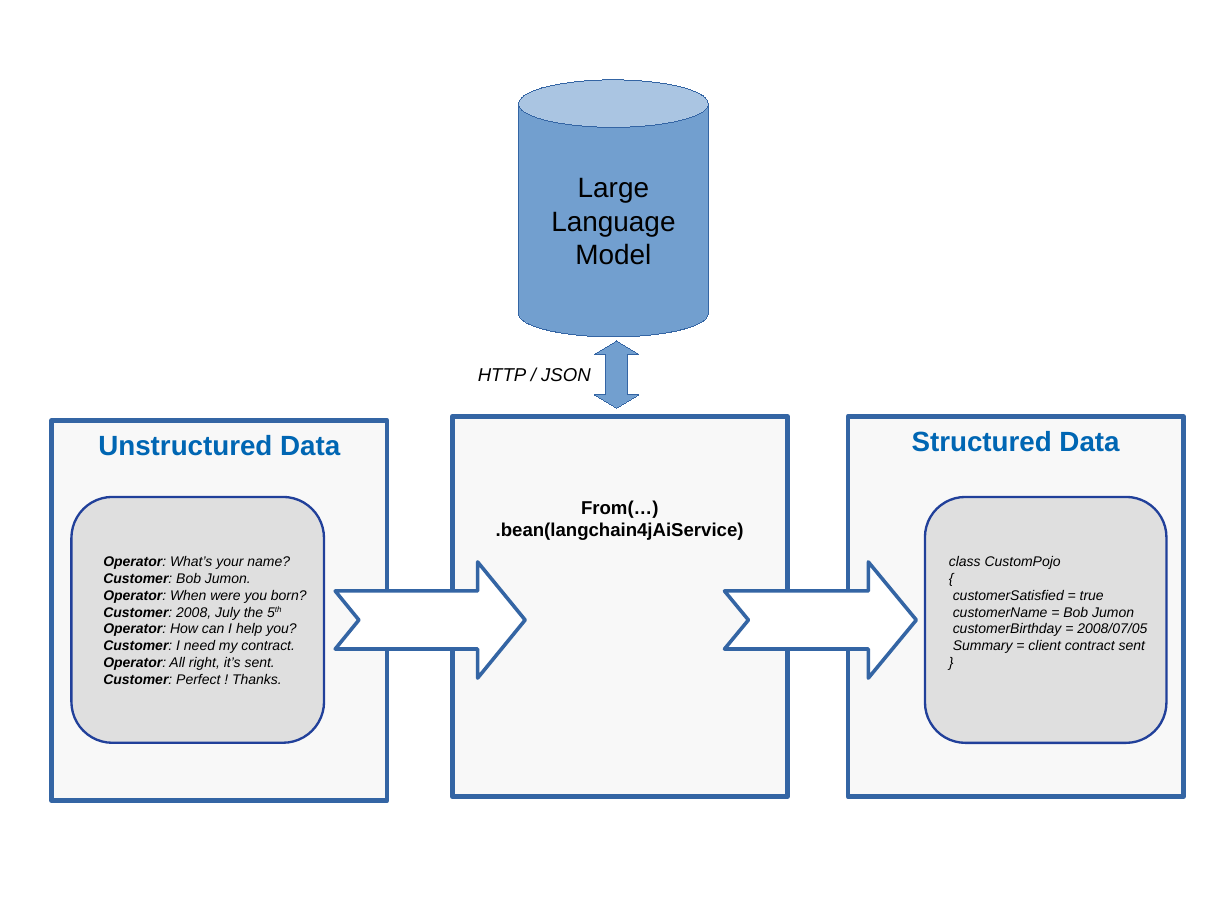
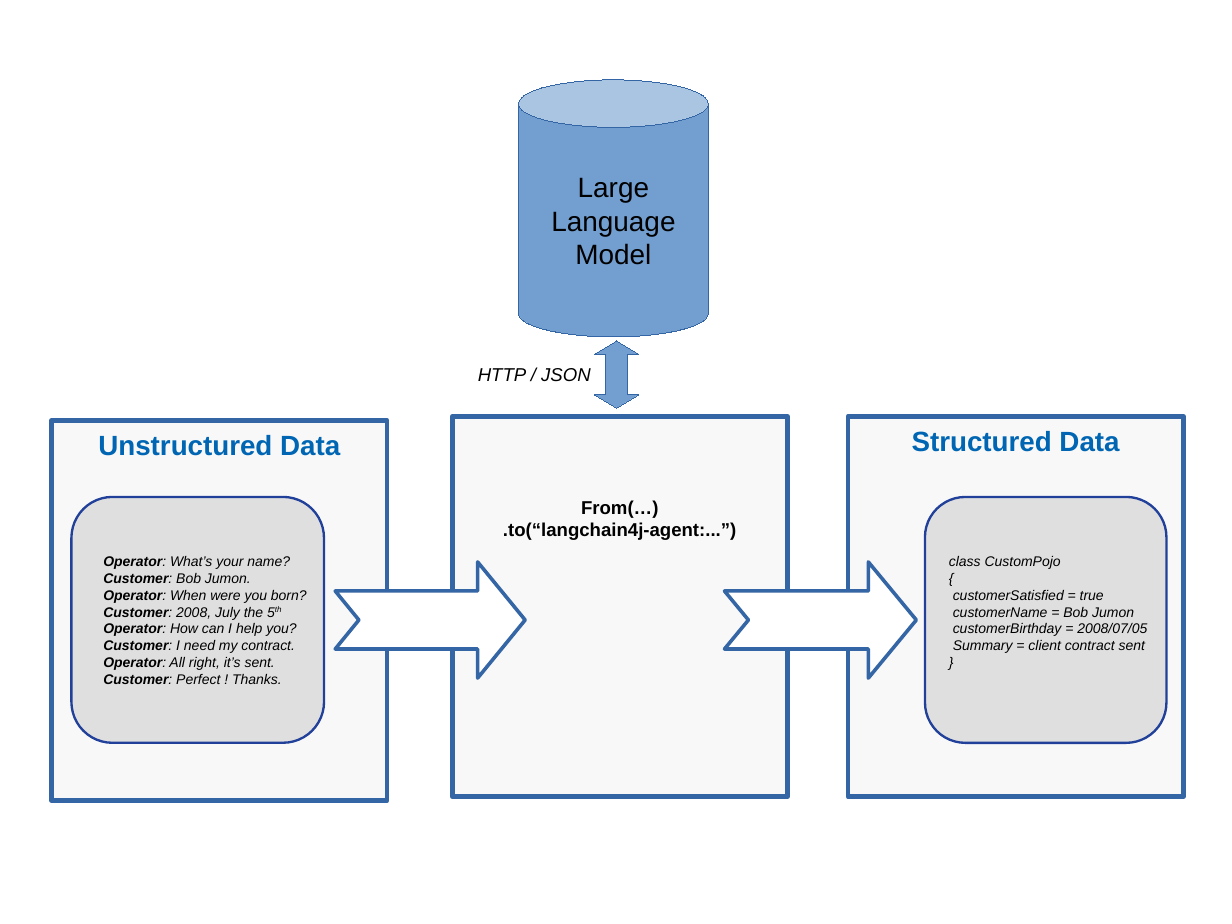
Before and after one commit to apache/camel-quarkus-examples, a slide deck: slide 1 of data-extract-langchain4j/schemas-source.odp. Drawn at 1232x924 pixels with LibreOffice and Linux fonts; fonts in the diff are those of the drawing. Boxes give left, top, right and bottom in pixels: in the first picture for what was removed or moved away, otherwise in the second. Text is boxed around its words. In the diff, an @@ line names an element or a change of style, - is before the commit and + after.

```diff
--- a/data-extract-langchain4j/schemas-source.odp
+++ b/data-extract-langchain4j/schemas-source.odp
@@ text in rectangle at <box>503,522,736,540</box>: text changed @@
-.bean(langchain4jAiService)
+.to(“langchain4j-agent:...”)
```
Also in this commit, not shown: 2 other files.
